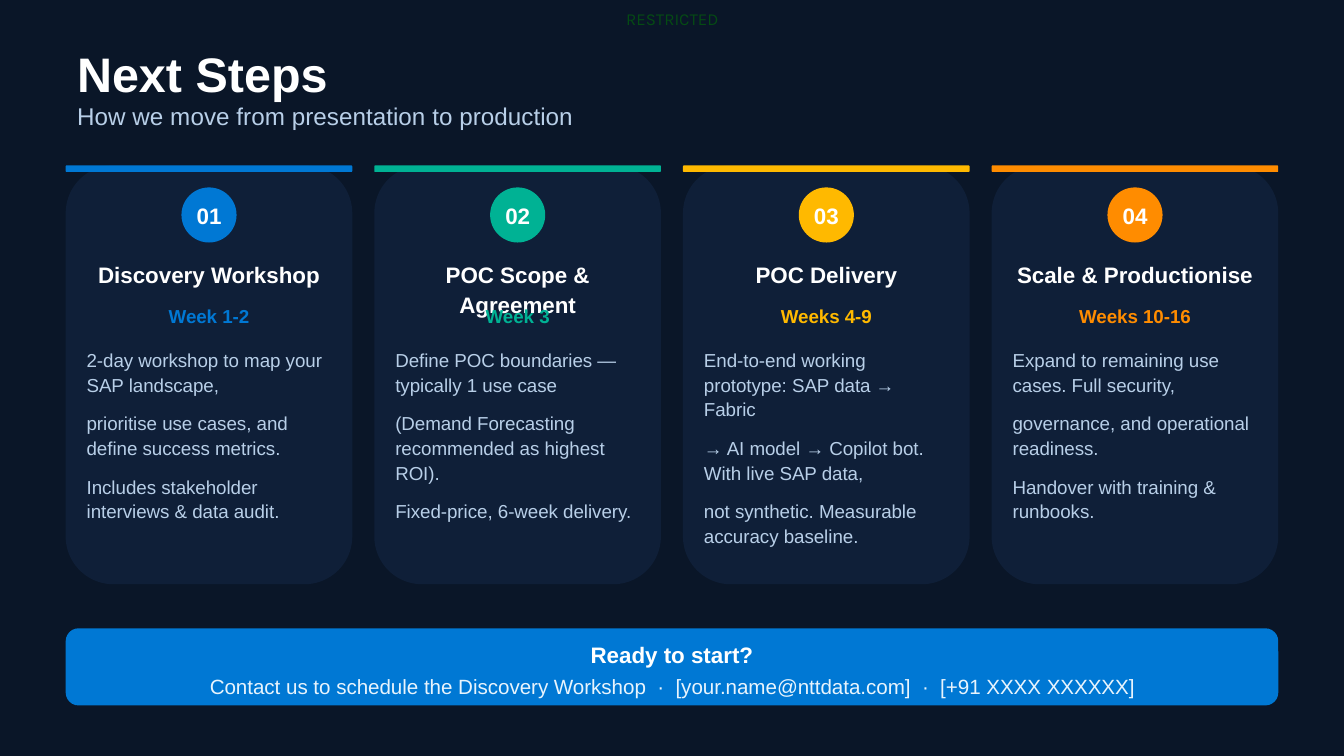
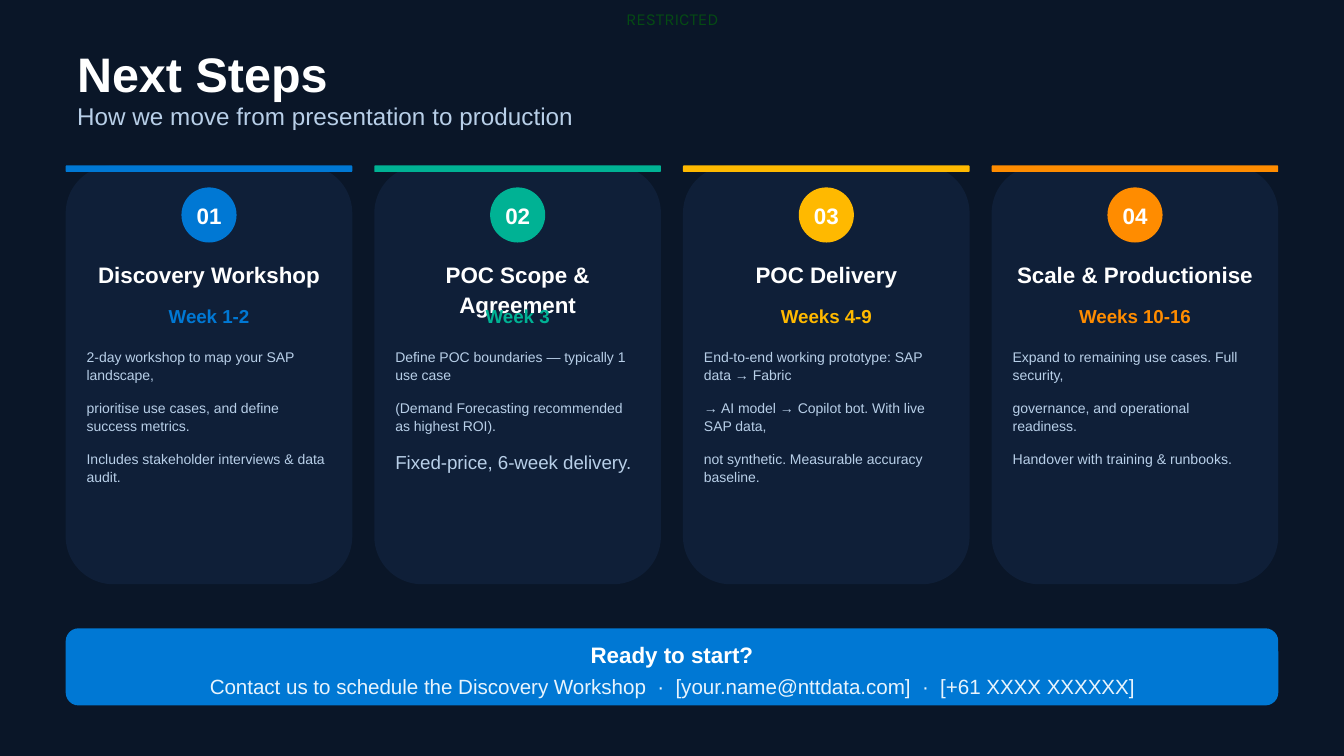
Before and after one commit to bhartiya75/ntt, a slide deck: slide 15 of backend/generated_ppts/NDBS_SAP_Supply_Chain_AI_v2.0.pptx. Drawn at 1344x756 pixels with LibreOffice and Linux fonts; fonts in the diff are those of the drawing; background and template pictures are left out. Boxes give left, top, right and bottom in pixels: in the first picture for what was removed or moved away, otherwise in the second. Text is boxed around its words. In the diff, an @@ line names an element or a change of style, - is before the commit and + after.

```diff
--- a/backend/generated_ppts/NDBS_SAP_Supply_Chain_AI_v2.0.pptx
+++ b/backend/generated_ppts/NDBS_SAP_Supply_Chain_AI_v2.0.pptx
@@ text "2-day workshop to map your ..." at [87, 352, 325, 482]: size 13.3 to 10 pt @@
@@ text at [395, 352, 626, 434]: size 13.3 to 10 pt in "Define POC boundaries — typically 1 use ...", "(Demand Forecasting recommended as highest ROI)." @@
@@ text "End-to-end working prototype: SAP data ..." at [704, 352, 925, 482]: size 13.3 to 10 pt @@
@@ text "Expand to remaining use cases. ..." at [1013, 352, 1237, 467]: size 13.3 to 10 pt in "Expand to remaining use cases. Full security,", "governance, and operational readiness."; size 13.3 to 10.1 pt in "Handover with training & runbooks." @@
@@ text at [210, 679, 1135, 699]: text changed @@
-Contact us to schedule the Discovery Workshop · [your.name@nttdata.com] · [+91 XXXX XXXXXX]
+Contact us to schedule the Discovery Workshop · [your.name@nttdata.com] · [+61 XXXX XXXXXX]
```
Also in this commit, not shown: 13 other slides changed, 1 slide added, 4 other files.
